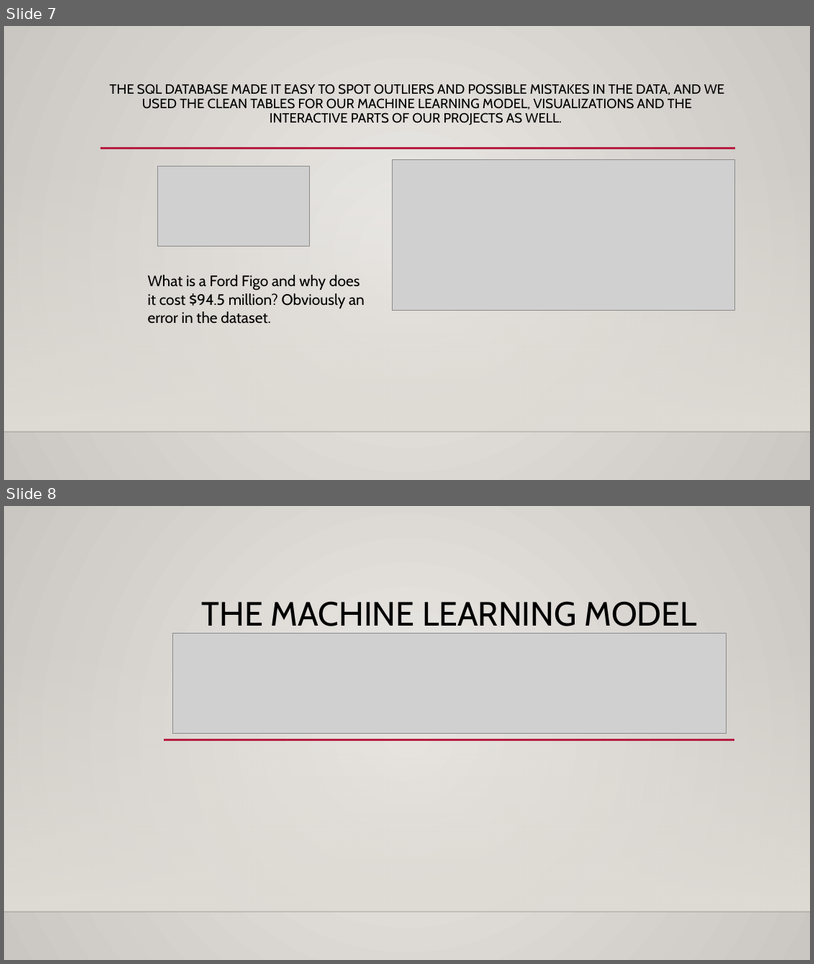
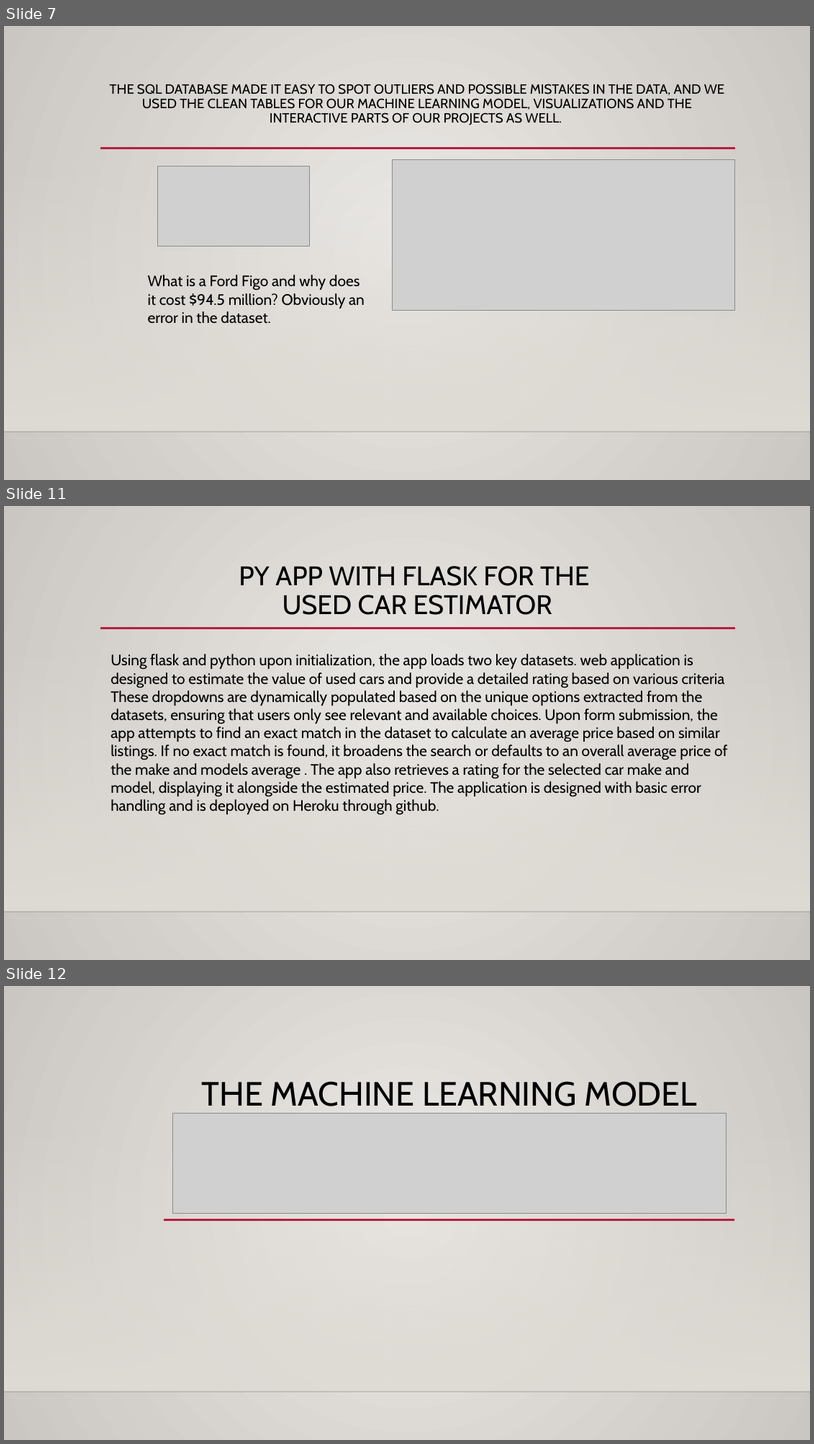
Before and after one commit to colinroberts-data-analytics-portfolio/project4, a slide deck: Project 4 – Car pricing predictor master.pptx. Shown one above the other, each under a label of ours: slides 7 and 8 before the commit, slides 7, 11 and 12 after it; the slides between them are not shown. The pictures are 814x964 and 814x1444 pixels, drawn with LibreOffice and Linux fonts; fonts in the diff are those of the drawing; grey boxes stand for pictures; background and template pictures are left out. Boxes give left, top, right and bottom in pixels: in the first picture for what was removed or moved away, otherwise in the second. Text is boxed around its words. In the diff, an @@ line names an element or a change of style, - is before the commit and + after.

```diff
--- a/Project 4 – Car pricing predictor master.pptx
+++ b/Project 4 – Car pricing predictor master.pptx
@@ slide 11 added at (4, 506, 810, 960), background gradient #ECEAE7 to #CAC7C1; not listed: 3 template elements that a slide beside it also shows @@
@@ title added at (239, 566, 589, 615), 32 pt, text #000000 @@
+PY APP WITH FLASK FOR THE
+USED CAR ESTIMATOR
@@ text added at (111, 654, 728, 815), 18 pt, text #000000 @@
+Using flask and python upon initialization, the app loads two key datasets. web application is designed to estimate the value of used cars and provide a detailed rating based on various criteria These dropdowns are dynamically populated based on the unique options extracted from the datasets, ensuring that users only see relevant and available choices. Upon form submission, the app attempts to find an exact match in the dataset to calculate an average price based on similar listings. If no exact match is found, it broadens the search or defaults to an overall average price of the make and models average . The app also retrieves a rating for the selected car make and model, displaying it alongside the estimated price. The application is designed with basic error handling and is deployed on Heroku through github.
@@ what was slide 8 is now slide 12 @@
```
Also in this commit, not shown: 3 other slides added.
